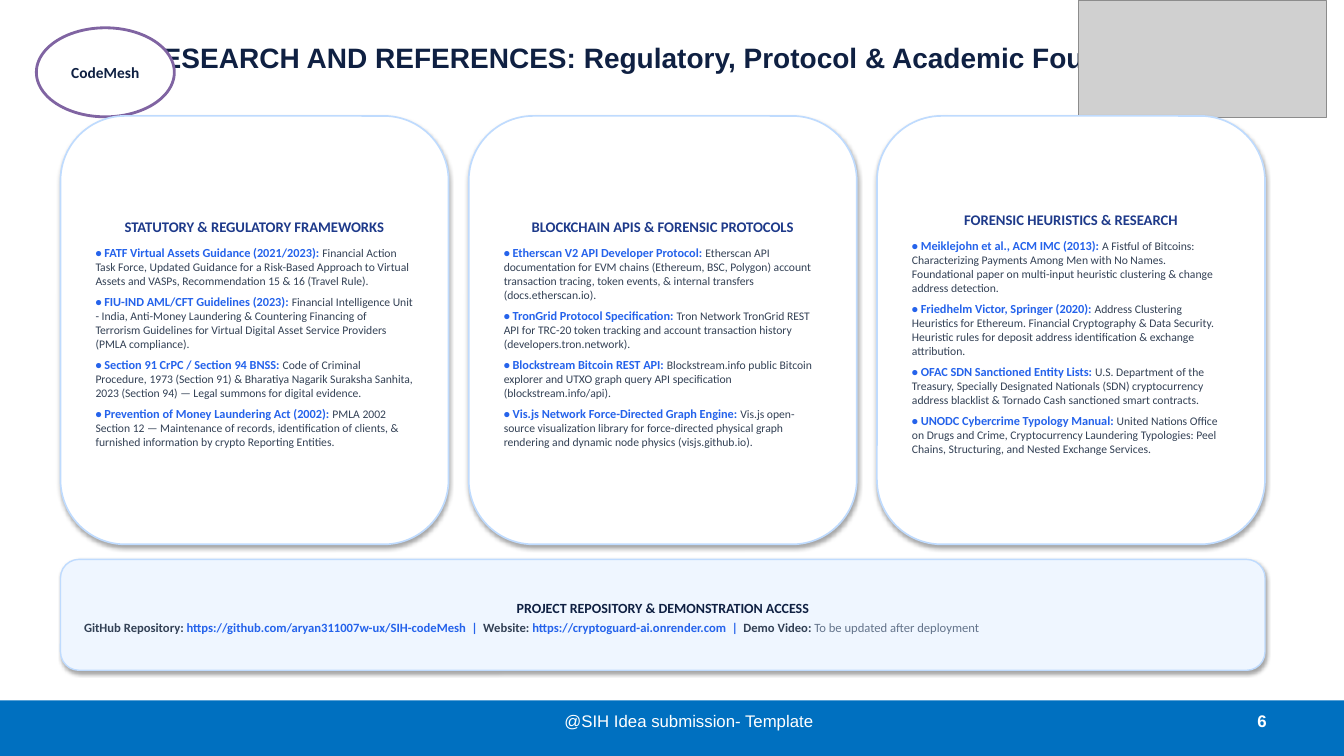
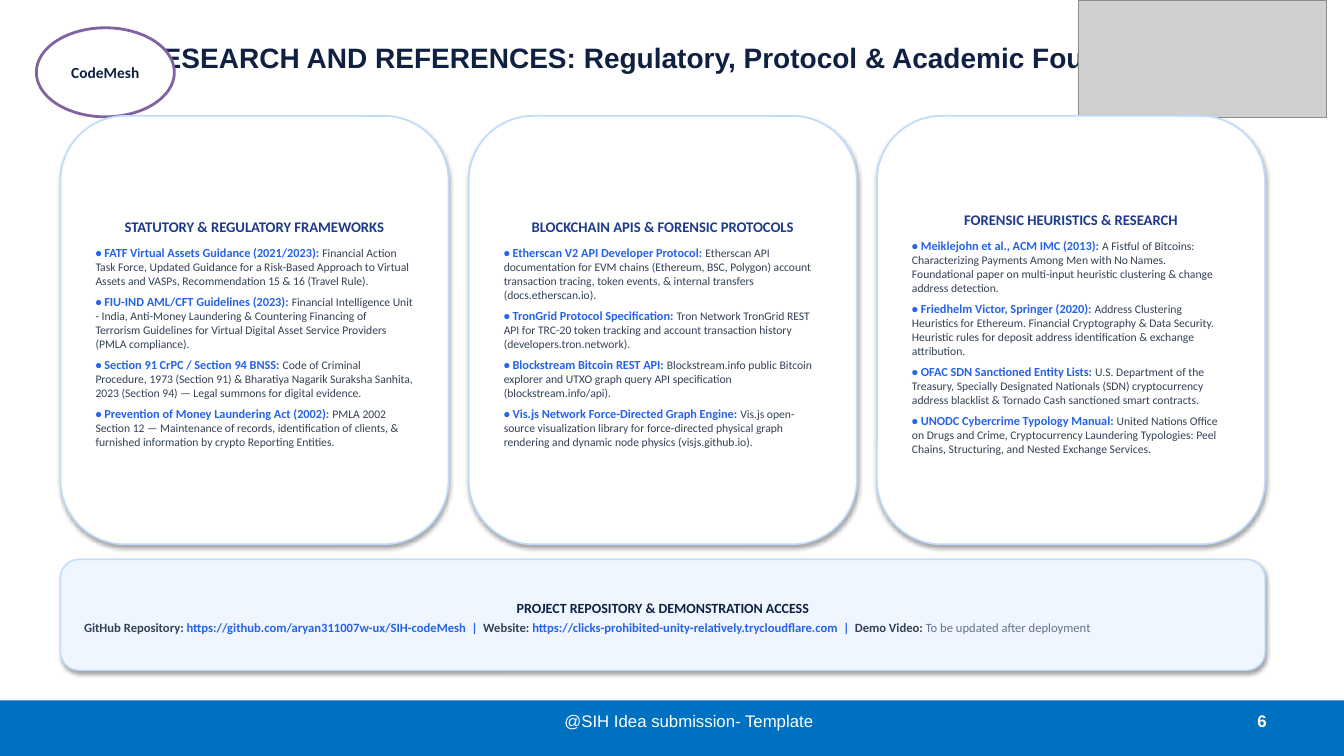
Before and after one commit to aryan311007w-ux/SIH-codeMesh, a slide deck: slide 6 of FINAL_SIH26182_CryptoGuard_AI_6_SLIDE.pptx. Drawn at 1344x756 pixels with LibreOffice and Linux fonts; fonts in the diff are those of the drawing; grey boxes stand for pictures. Boxes give left, top, right and bottom in pixels: in the first picture for what was removed or moved away, otherwise in the second. Text is boxed around its words. In the diff, an @@ line names an element or a change of style, - is before the commit and + after.

Commit message:
docs & pres: update live active deployment URL across slides and documentation

```diff
--- a/FINAL_SIH26182_CryptoGuard_AI_6_SLIDE.pptx
+++ b/FINAL_SIH26182_CryptoGuard_AI_6_SLIDE.pptx
@@ text in rounded rectangle at (84, 623, 1091, 634): text changed @@
-GitHub Repository: https://github.com/aryan311007w-ux/SIH-codeMesh | Website: https://cryptoguard-ai.onrender.com | Demo Video: To be updated after deployment
+GitHub Repository: https://github.com/aryan311007w-ux/SIH-codeMesh | Website: https://clicks-prohibited-unity-relatively.trycloudflare.com | Demo Video: To be updated after deployment
```
Also in this commit, not shown: 1 other slide changed, 7 other files.
